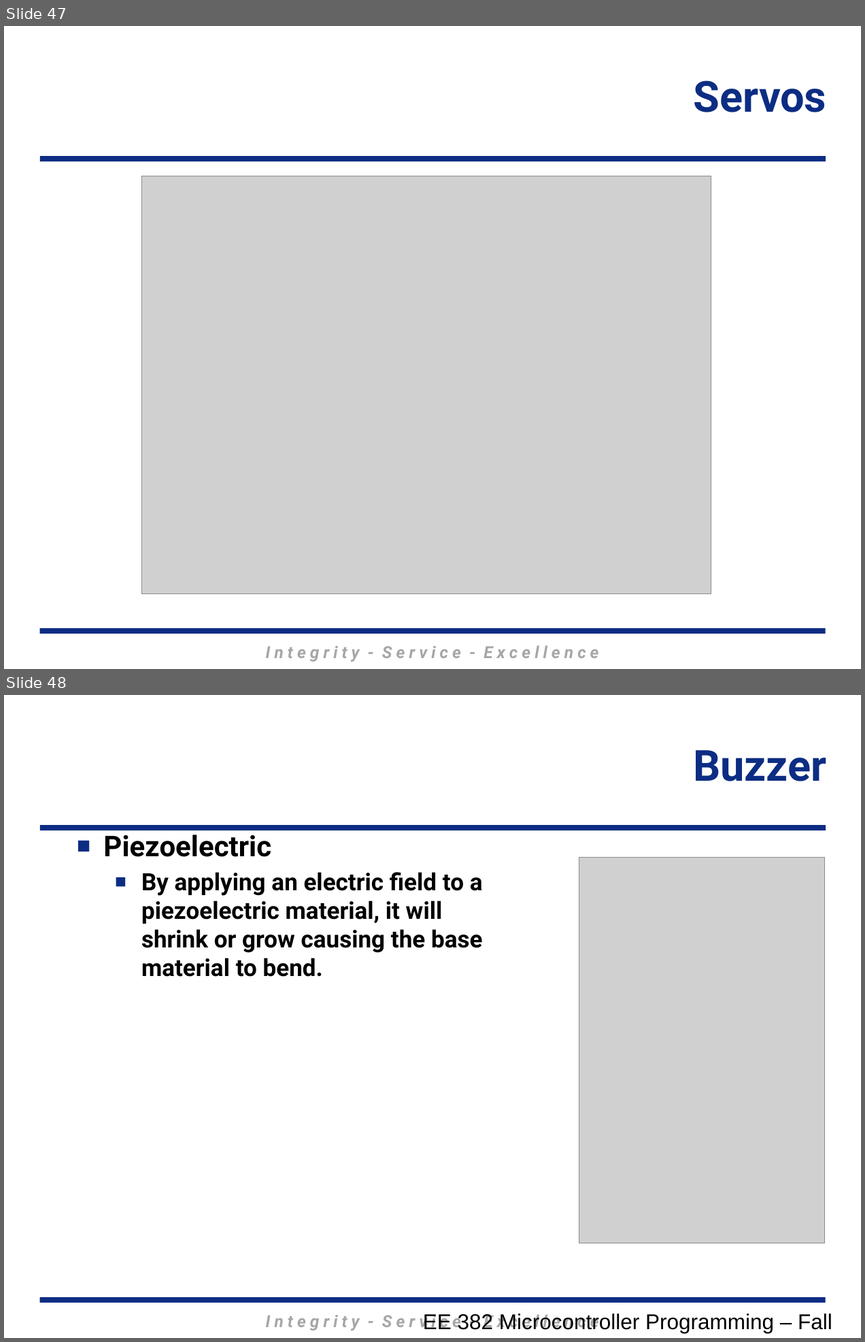
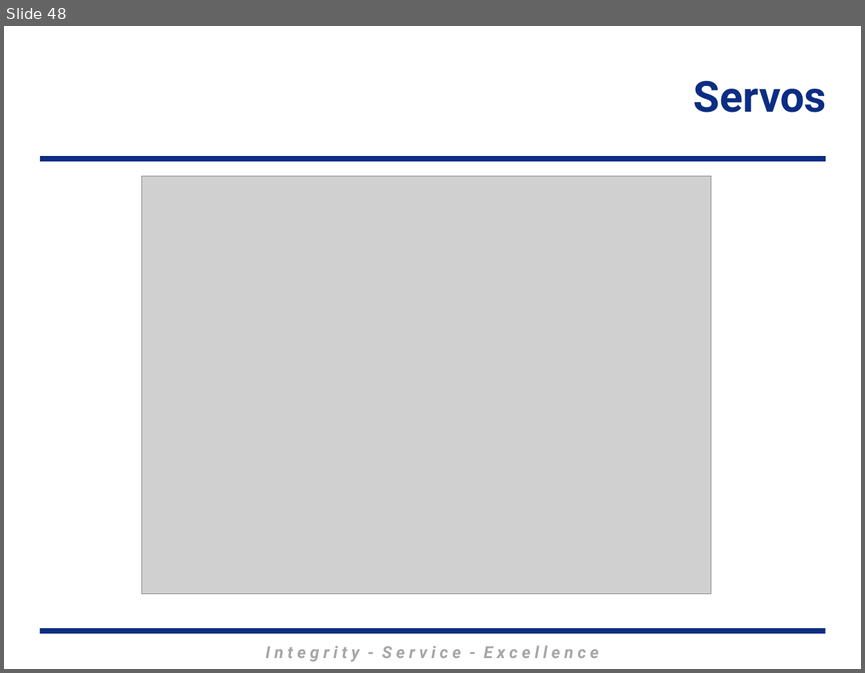
Before and after one commit to MarsUniversity/ECE382, a slide deck: source/lessons/lsn26-27/Lsn26-27.pptx. Shown one above the other, each under a label of ours: slides 47 and 48 before the commit, slide 48 after it. The pictures are 865x1342 and 865x673 pixels, drawn with LibreOffice and Linux fonts; fonts in the diff are those of the drawing; grey boxes stand for pictures; background and template pictures are left out. Boxes give left, top, right and bottom in pixels: in the first picture for what was removed or moved away, otherwise in the second. Text is boxed around its words. In the diff, an @@ line names an element or a change of style, - is before the commit and + after.

```diff
--- a/source/lessons/lsn26-27/Lsn26-27.pptx
+++ b/source/lessons/lsn26-27/Lsn26-27.pptx
@@ slide 48 removed at <box>4,695,861,1338</box>, background #FFFFFF; not listed: 3 template elements that a slide beside it also shows @@
@@ title removed at <box>693,750,826,781</box> @@
-Buzzer
@@ text removed at <box>103,830,483,977</box> @@
-■ Piezoelectric
-  ■ By applying an electric field to a piezoelectric material, it will shrink or grow causing the base material to bend.
@@ picture removed at <box>579,857,824,1242</box> @@
@@ text removed at <box>423,1313,832,1333</box> @@
-EE 382 Microcontroller Programming – Fall 2007 – Slide #48
@@ what was slide 47 is now slide 48 @@
```
Also in this commit, not shown: 4 slides changed, 1 slide added, 1 other slide removed, 4 other files.
